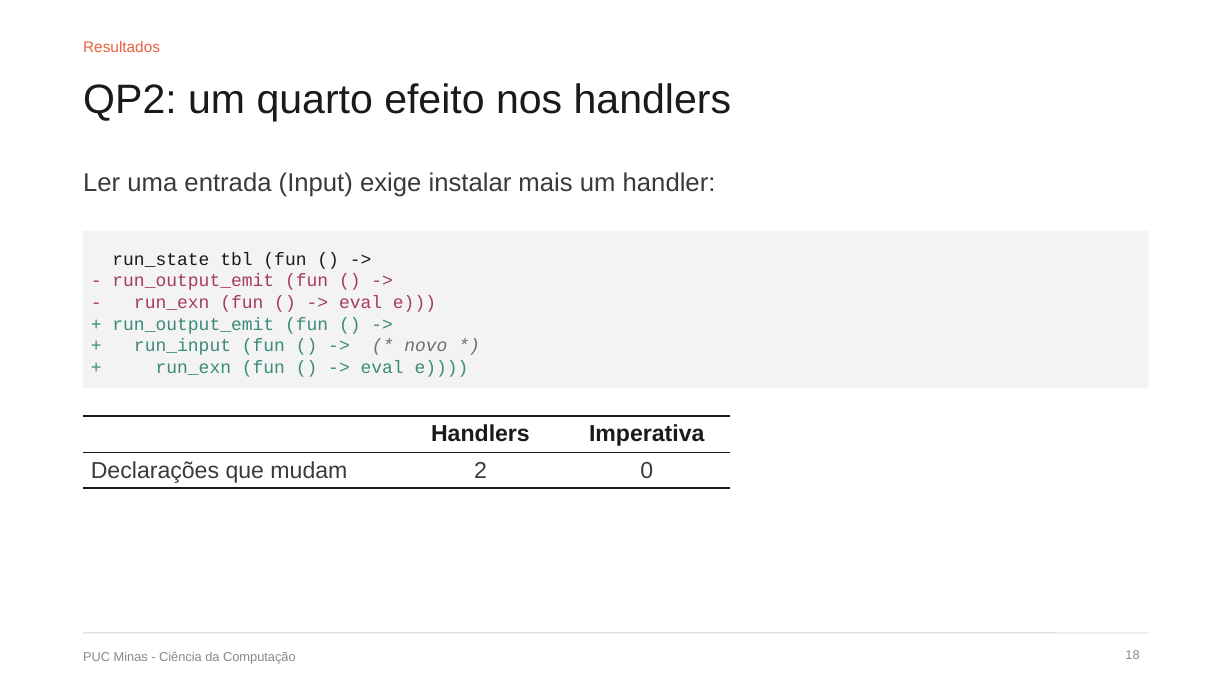
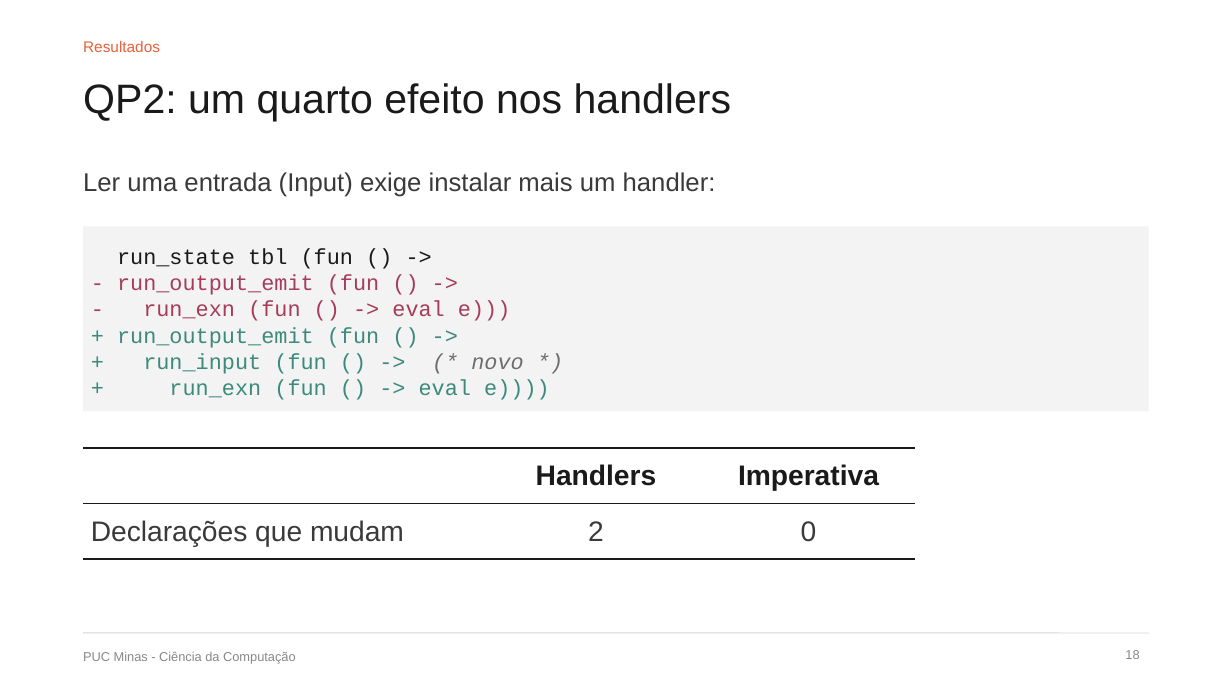
Before and after one commit to DiegoMarchioni/TCC, a slide deck: slide 18 of apresentacao/dissertacao/defesa.pptx. Drawn at 1232x693 pixels with LibreOffice and Linux fonts; fonts in the diff are those of the drawing. Boxes give left, top, right and bottom in pixels: in the first picture for what was removed or moved away, otherwise in the second. Text is boxed around its words. In the diff, an @@ line names an element or a change of style, - is before the commit and + after.

```diff
--- a/apresentacao/dissertacao/defesa.pptx
+++ b/apresentacao/dissertacao/defesa.pptx
@@ text "run_state tbl (fun () ->" at box(117, 248, 550, 400): size 14 to 17 pt @@
@@ rectangle: place and size @@
-rectangle at box(83, 231, 1149, 388)
+rectangle at box(83, 226, 1149, 411)
@@ table at box(83, 448, 915, 551) @@
@@ size 18 to 22 pt @@
@@ table: place and size @@
-table at box(83, 416, 730, 508)
+table at box(83, 448, 915, 551)
```
Also in this commit, not shown: 10 other slides changed, 1 other file.
